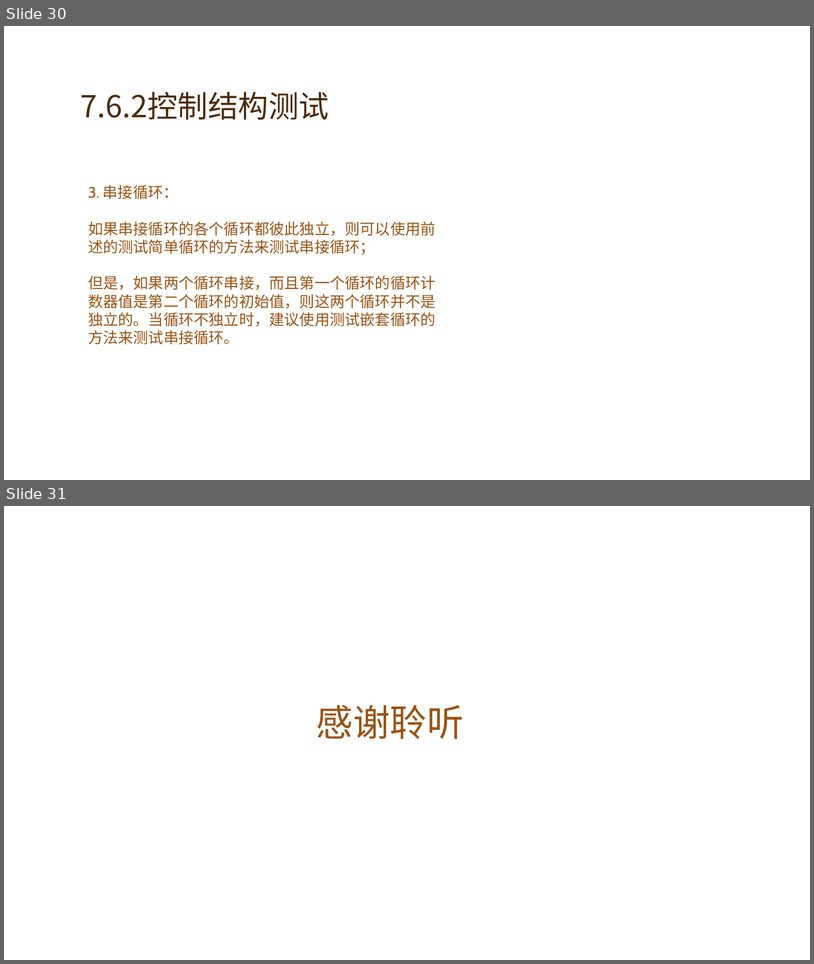
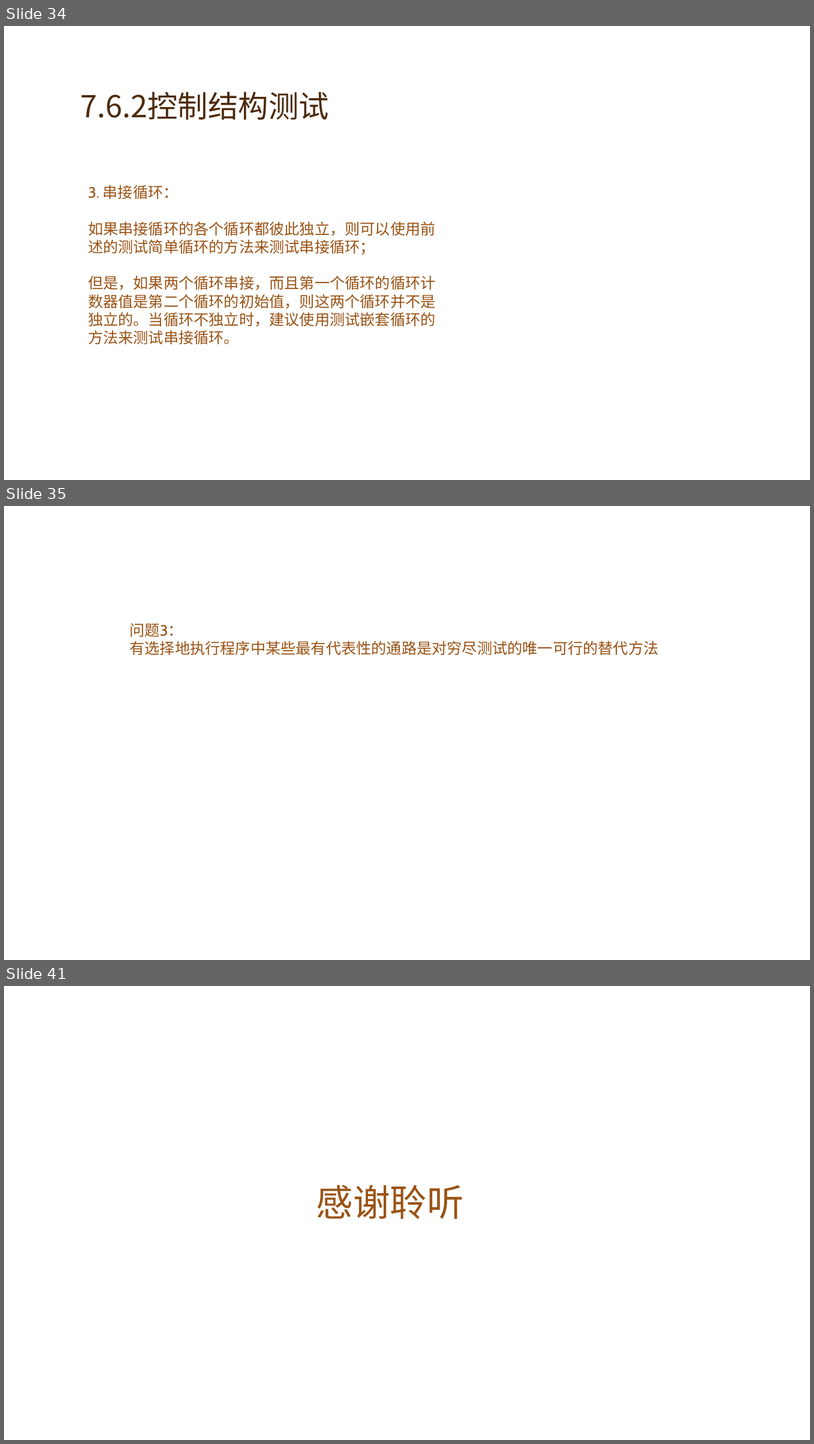
Before and after one commit to G17workfordadoudou/dadoudou, a slide deck: G17小组翻转课堂(1)(1).pptx. Shown one above the other, each under a label of ours: slides 30 and 31 before the commit, slides 34, 35 and 41 after it; the slides between them are not shown. The pictures are 814x964 and 814x1444 pixels, drawn with LibreOffice and Linux fonts; fonts in the diff are those of the drawing; background and template pictures are left out. Boxes give left, top, right and bottom in pixels: in the first picture for what was removed or moved away, otherwise in the second. Text is boxed around its words. In the diff, an @@ line names an element or a change of style, - is before the commit and + after.

```diff
--- a/G17小组翻转课堂(1)(1).pptx
+++ b/G17小组翻转课堂(1)(1).pptx
@@ slide 35 added at (4, 506, 810, 960), background picture (left out) @@
@@ text added at (130, 623, 659, 655), 18 pt, text #9A5315 @@
+问题3：
+有选择地执行程序中某些最有代表性的通路是对穷尽测试的唯一可行的替代方法
@@ what was slide 30 is now slide 34 @@
@@ what was slide 31 is now slide 41 @@
```
Also in this commit, not shown: 1 slide changed, 9 other slides added.
